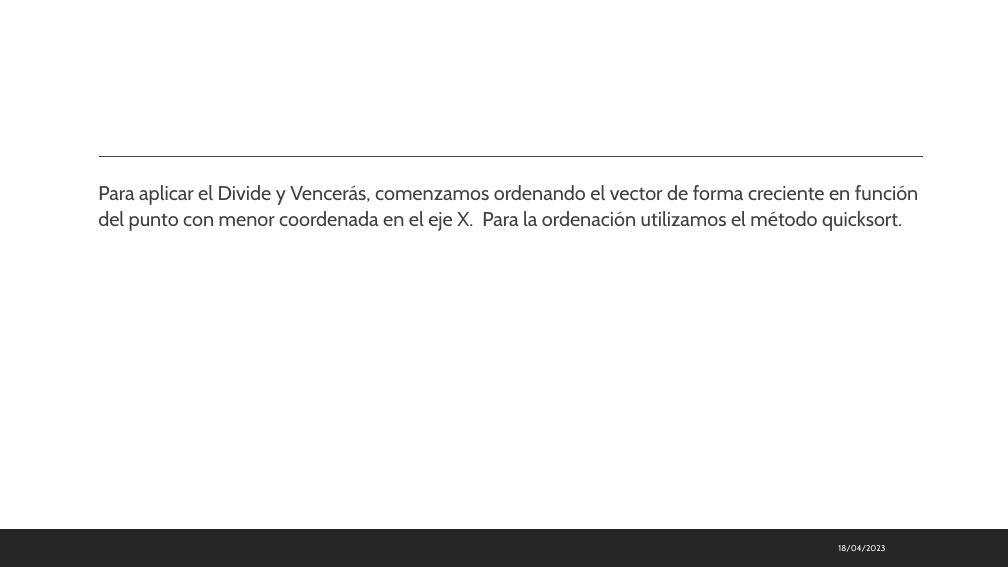
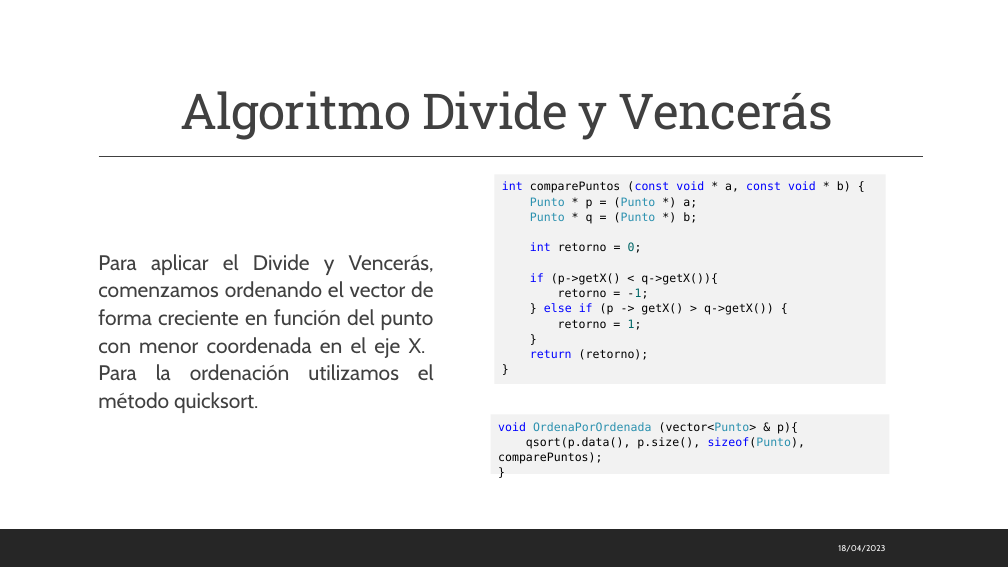
Before and after one commit to MarioLndz/Practica2DyV, a slide deck: slide 23 of PresentaciónPráctica2.pptx. Drawn at 1008x567 pixels with LibreOffice and Linux fonts; fonts in the diff are those of the drawing. Boxes give left, top, right and bottom in pixels: in the first picture for what was removed or moved away, otherwise in the second. Text is boxed around its words. In the diff, an @@ line names an element or a change of style, - is before the commit and + after.

```diff
--- a/PresentaciónPráctica2.pptx
+++ b/PresentaciónPráctica2.pptx
@@ title added at [180,91,833,140], 47 pt, text #404040 @@
+Algoritmo Divide y Vencerás
@@ text "Para aplicar el Divide y ..." at [98,254,434,413]: size 19 to 20 pt; alignment left to justified; vertical alignment top to middle @@
@@ rectangle added at [495,175,885,384], fill #F2F2F2, 11 pt, text #000000 @@
+  int comparePuntos (const void * a, const void * b) {
+  Punto * p = (Punto *) a;
+  Punto * q = (Punto *) b;
+  int retorno = 0;
+  if (p->getX() < q->getX()){
+  retorno = -1;
+  } else if (p -> getX() > q->getX()) {
+  retorno = 1;
+  }
+  return (retorno);
+  }
@@ rectangle added at [491,414,889,474], fill #F2F2F2, 11 pt, text #000000 @@
+  void OrdenaPorOrdenada (vector<Punto> & p){
+  qsort(p.data(), p.size(), sizeof(Punto), comparePuntos);
+  }
```
Also in this commit, not shown: 8 other slides changed, 1 slide added, 4 slides removed.
